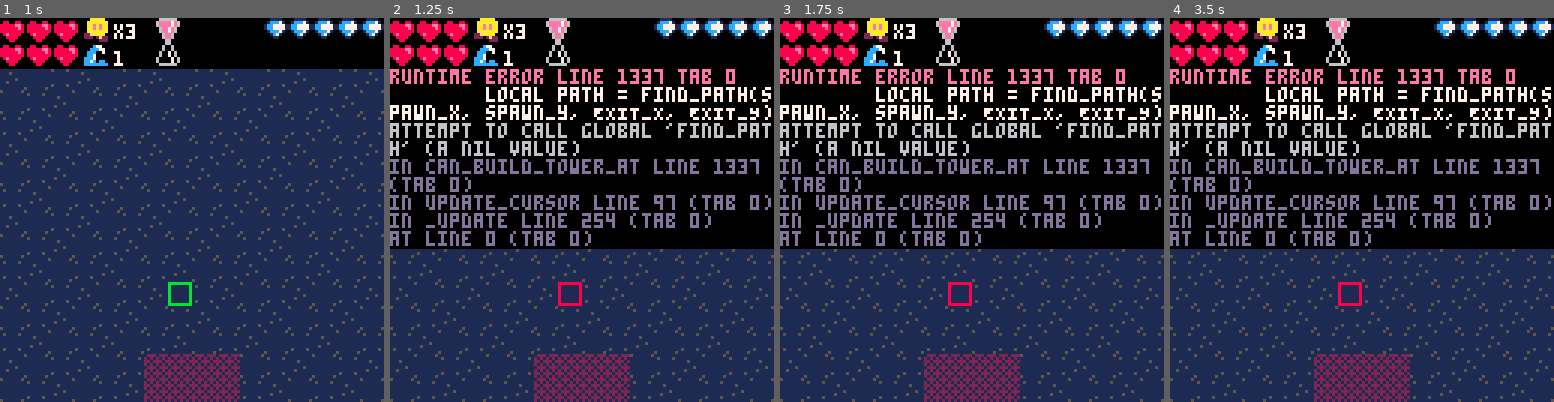
Above: before the commit, frames 1-4 (left to right).
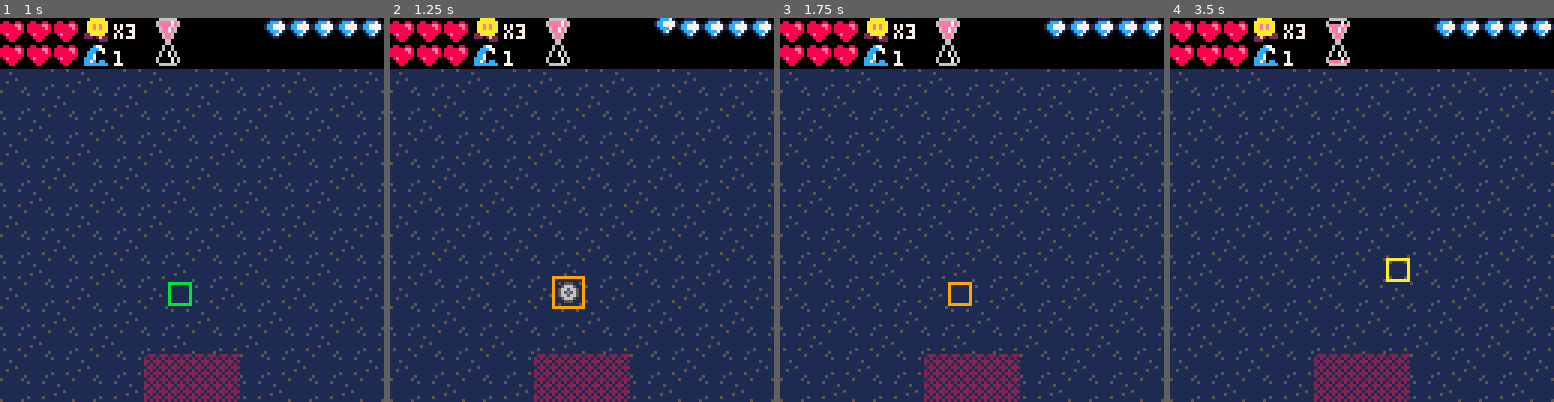
Above: after the commit, the same moments.

Repository: Gaveno/pico-mazing
Game: PICO-8 cartridge src/picomazing.p8
Same seed, same stepped clock (60 frames per second), same inputs: the game is played once before the commit and once after it.
Inputs:
- Up to frame 1 (1 s): tap X (X key) at 0.33 s; tap O (Z key) at 0.7 s
- Up to frame 2 (1.25 s): tap X (X key) at 1.07 s
- Up to frame 3 (1.75 s): hold Right from 1.6 s (still down); tap O (Z key) at 1.7 s
- Up to frame 4 (3.5 s): tap X (X key) at 1.85, 2.97 s; release Right at 2.1 s; tap O (Z key) every 0.4 s from 2.1 to 3.3 s; hold Up 2.15-2.42 s; hold Right 2.47-3.03 s; hold Left from 3.08 s (still down)

Frame 1 is identical in both runs. In frame 2, 48% of the frame differs, in the area x 0-100%, y 0-76%; in frame 3, 47%; in frame 4, 47%.
Error before the commit: runtime error line 1337 tab 0; local path = find_path(spawn_x, spawn_y, EXIT_X, EXIT_Y); attempt to call global 'find_path' (a nil value)

Commit message:
Path processing

Diff:
--- a/src/cursor.lua
+++ b/src/cursor.lua
@@ -35,14 +35,10 @@
                 tower_menu_open_delay = 5
             end
         elseif btnp(5) then -- Button X (typically X key)
-            if can_build_tower_at(cursor.x, cursor.y) then
-                game_state = 'tower_menu'
-                tower_menu_index = 1
-                tower_menu_open_delay = 5
-            else
-                -- Cannot build here
-                cursor_cannot_build_timer = 30
-            end
+            game_state = 'tower_menu'
+            tower_menu_index = 1
+            tower_menu_open_delay = 5
+            can_build_tower_at(cursor.x, cursor.y)
         end
     end
 
--- a/src/paths.lua
+++ b/src/paths.lua
@@ -1,5 +1,9 @@
 -- Implementing A* Pathfinding
 
+-- Call find_path_coroutine to get the coroutine
+-- follow up call with process_path_coroutine until the
+-- first argument is nil and the second has the resulting path
+-- The first argument returned is the coroutine
 function find_path_coroutine(start_x, start_y, goal_x, goal_y)
     return cocreate(function()
         local open_list = {}
@@ -44,7 +48,7 @@
             local neighbors = get_neighbors(current_node.x, current_node.y)
             for _, neighbor in ipairs(neighbors) do
                 if not in_list(closed_list, neighbor.x, neighbor.y) then
-                    local movement_cost = (neighbor.dx == 0 or neighbor.dy == 0) and 1 or 1.4142
+                    local movement_cost = (neighbor.dx == 0 or neighbor.dy == 0) and 1 or 1.2 --1.4142
                     local tentative_g = current_node.g + movement_cost
                     local neighbor_in_open = in_open_list(open_list, neighbor.x, neighbor.y)
                     if not neighbor_in_open or tentative_g < neighbor_in_open.g then
@@ -59,7 +63,9 @@
                 end
             end
 
-            yield() -- Yield control back to the main loop
+            if #open_list % 4 == 0 then
+                yield() -- Yield control back to the main loop
+            end
         end
 
         -- No path found
--- a/src/tower_menus.lua
+++ b/src/tower_menus.lua
@@ -1,5 +1,11 @@
+-- Variables
+building_coroutine = nil -- trying to find path when not nil
+found_build_path = false
+
 -- Update tower menu interactions
 function update_tower_menu()
+    process_tower_build_path(building_coroutine)
+
     if tower_menu_open_delay > 0 then
         tower_menu_open_delay -= 1
         return
@@ -52,6 +58,7 @@
 function build_tower(x, y, tower_type)
     -- Update grid and unit paths
     -- grid[x][y] = false
+    sfx(0, 0, 0, 8) -- build sound
     update_unit_paths()
 
     -- Place the tower
@@ -94,15 +101,32 @@
         }
         local spawn_x = flr(GRID_WIDTH / 2)
         local spawn_y = 1
-        local path = find_path(spawn_x, spawn_y, EXIT_X, EXIT_Y)
-        -- printh("Path length: "..#path)
-        towers[x .. ',' .. y] = nil
-        if path then
-            return true
-        end
+        -- local path = find_path(spawn_x, spawn_y, EXIT_X, EXIT_Y)
+        building_coroutine = find_path_coroutine(spawn_x, spawn_y, EXIT_X, EXIT_Y)
+        found_build_path = false
+    else
+        game_state = 'normal'
     end
     printh("Could not build tower at ("..x..","..y..")")
-    return false
+end
+
+-- Keep processing build attempt
+function process_tower_build_path(path_co)
+    if not found_build_path then
+        if building_coroutine ~= nil then
+            local path = nil
+            building_coroutine, path = process_path_coroutine(building_coroutine)
+
+            if path ~= nil then
+                towers[cursor.x .. ',' .. cursor.y] = nil
+                found_build_path = true
+            end
+        else
+            cursor_cannot_build_timer = 30
+            game_state = 'normal'
+            towers[cursor.x .. ',' .. cursor.y] = nil
+        end
+    end
 end
 
 -- Tower Draw Functions
@@ -115,6 +139,10 @@
 end
 
 function draw_tower_menu()
+    if building_coroutine ~= nil then
+        return
+    end
+
     local cursor_y = -1
     if cursor.y <= 8 then
         cursor_y = 6
--- a/src/towers.lua
+++ b/src/towers.lua
@@ -76,5 +76,5 @@
 
 
 function get_tower_at(x, y)
-    return towers[x..","..y]
+    return towers[x..','..y]
 end
--- a/src/units.lua
+++ b/src/units.lua
@@ -30,6 +30,7 @@
             y = spawn_y,
             px = (spawn_x - 1) * CELL_SIZE,
             py = (spawn_y - 1) * CELL_SIZE,
+            path_coroutine = nil,
             path = nil, -- path,
             path_index = 2,
             type = unit_type,
@@ -172,13 +173,16 @@
 
 -- Function to move walking units with path finding
 function move_walking_unit(unit, unit_path_delay)
-    if unit.path == nil and unit_path_delay <= 0 then
-        local unit_path = find_path(unit.x, unit.y, EXIT_X, EXIT_Y)
-        if unit_path then
-            unit.path = unit_path
-            unit.path_index = 1
-            unit_path_delay = 10
-        end
+    -- Start finding path
+    if unit.path_coroutine == nil and unit.path == nil and unit_path_delay <= 0 then
+        unit.path_coroutine = find_path_coroutine(unit.x, unit.y, EXIT_X, EXIT_Y)
+        unit_path_delay = 3
+        unit.path_index = 1 -- Start at beginning of path once found
+    end
+
+    -- Keep processing path
+    if unit.path_coroutine ~= nil and unit.path == nil then
+        unit.path_coroutine, unit.path = process_path_coroutine(unit.path_coroutine)
     end
 
     move_unit_along_path(unit)
Not shown, changed: the sound effects (__sfx__) section of src/picomazing.p8
